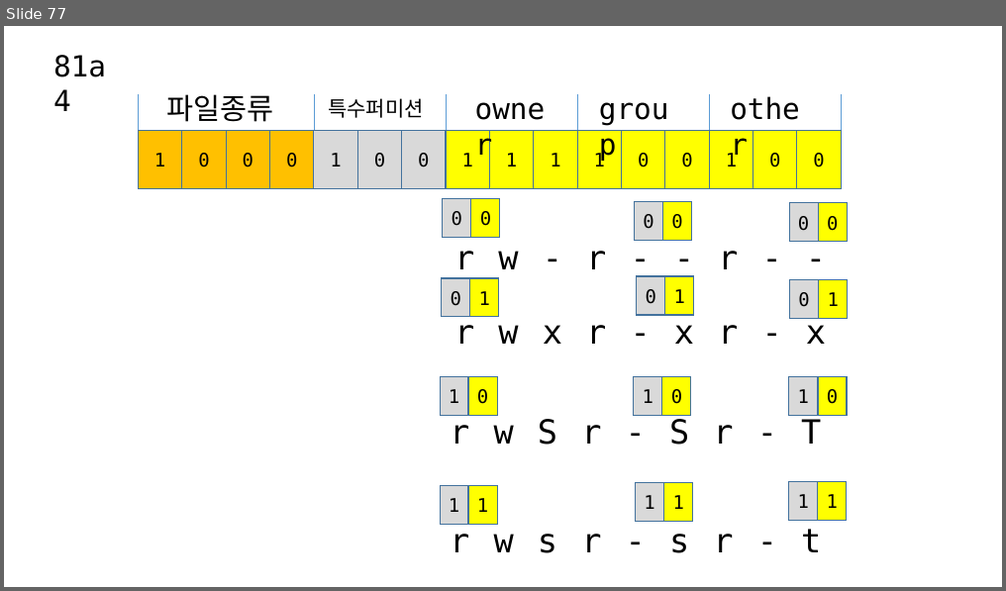
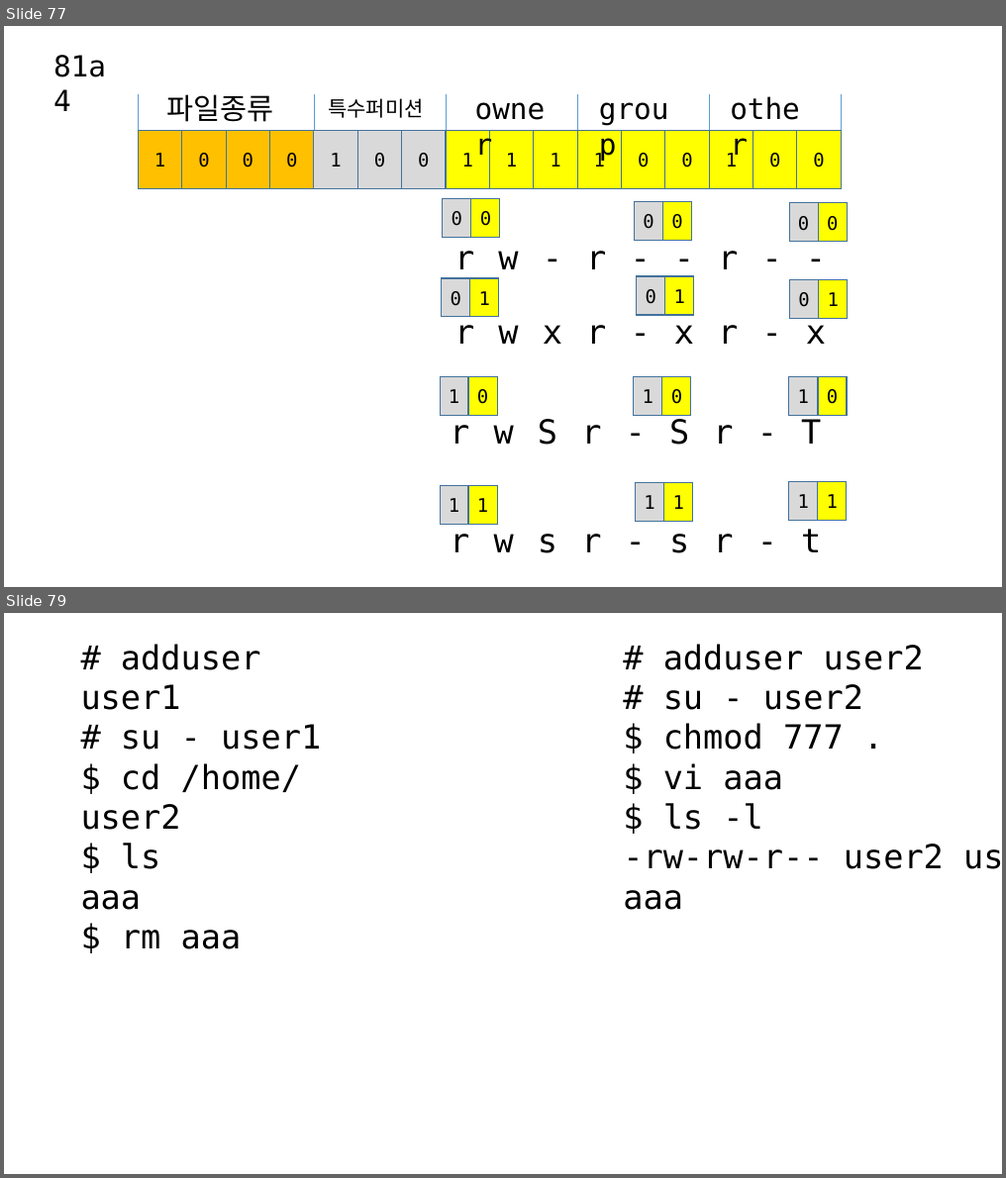
Before and after one commit to imguru-mooc/linux, a slide deck: 수업판서.pptx. Shown one above the other, each under a label of ours: slide 77 before the commit, slides 77 and 79 after it; the slides between them are not shown. The pictures are 1006x591 and 1006x1178 pixels, drawn with LibreOffice and Linux fonts; fonts in the diff are those of the drawing. Boxes give left, top, right and bottom in pixels: in the first picture for what was removed or moved away, otherwise in the second. Text is boxed around its words. In the diff, an @@ line names an element or a change of style, - is before the commit and + after.

```diff
--- a/수업판서.pptx
+++ b/수업판서.pptx
@@ slide 79 added at [4,613,1002,1174], background #FFFFFF @@
@@ text added at [81,644,321,950], 32 pt, text #000000 @@
+# adduser user1
+# su - user1
+$ cd /home/user2
+$ ls
+aaa
+$ rm aaa
@@ text added at [623,644,944,910], 32 pt, text #000000 @@
+# adduser user2
+# su - user2
+$ chmod 777 .
+$ vi aaa
+$ ls -l
+-rw-rw-r-- user2 user2 aaa
```
Also in this commit, not shown: 8 other slides added, 8 other files.
